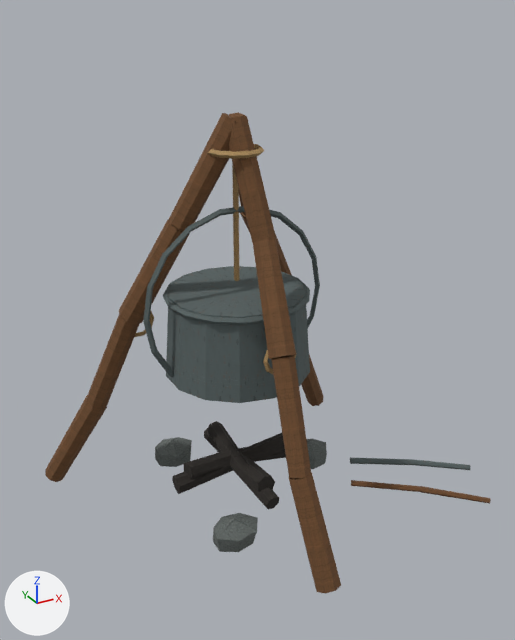
The OBJ model Assets/ProjectOEN/ProductionArt/Meshes/environment_set_dressing/en-017_cooking_corner_set__utensils.obj: old version first, new version second.
One viewpoint serves both versions: a 50 mm camera at (-0.88, -1.723, 1.451) aimed at (0.004, -0.116, 0.648). The axes (+X, +Y, +Z) are drawn at lower left. The lights are the same throughout. The older version comes first. Where no turn or scale is listed for an object, it has been applied to the vertices. Vertices at exactly the same position are counted once.

In view in the first picture: 'en-017_cooking_corner_set__utensils'.
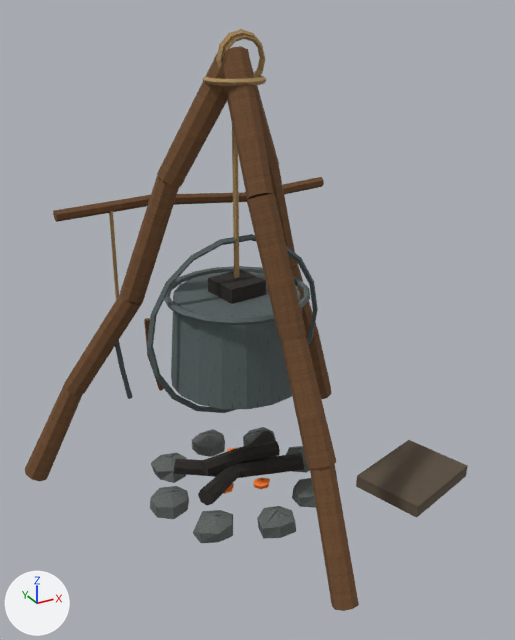
Where the change shows, as pixel boxes (x1, y1, x2, y2) in the pictures (515 x 640 px; the box of a moved part takes in the faces that stretch with it):
'en-017_cooking_corner_set__utensils', reshaped (21% taller)
    before: (45, 112, 491, 594)
    after: (25, 29, 468, 611)
part 1 of me_en_017_cooking_corner_set__utensils, moved or reshaped
    before: (208, 144, 264, 159)
    after: (216, 29, 263, 78)
part 2 of me_en_017_cooking_corner_set__utensils, added (brown)
    after: (232, 126, 239, 278)
part 3 of me_en_017_cooking_corner_set__utensils, added
    after: (171, 272, 302, 409)
part 4 of me_en_017_cooking_corner_set__utensils, moved or reshaped
    before: (143, 206, 320, 377)
    after: (147, 234, 318, 413)
part 5 of me_en_017_cooking_corner_set__utensils, rebuilt (13% wider, 17% taller)
    before: (45, 112, 341, 594)
    after: (25, 46, 359, 611)
part 6 of me_en_017_cooking_corner_set__utensils, rebuilt (31% narrower, 42% shorter)
    before: (172, 433, 285, 494)
    after: (202, 440, 280, 475)
part 7 of me_en_017_cooking_corner_set__utensils, rebuilt
    before: (307, 439, 327, 469)
    after: (286, 446, 310, 473)
part 8 of me_en_017_cooking_corner_set__utensils, rebuilt (20% narrower, 216% taller)
    before: (351, 480, 491, 504)
    after: (356, 440, 468, 518)
part 9 of me_en_017_cooking_corner_set__utensils, deleted
    before: (135, 162, 471, 552)
part 10 of me_en_017_cooking_corner_set__utensils, reshaped
    before: (155, 266, 310, 509)
    after: (53, 177, 324, 543)
part 11 of me_en_017_cooking_corner_set__utensils, added (brown)
    after: (202, 34, 267, 86)

The change, as a diff of the scene's bpy script:
```diff
--- a/Assets/ProjectOEN/ProductionArt/Meshes/environment_set_dressing/en-017_cooking_corner_set__utensils.obj.py
+++ b/Assets/ProjectOEN/ProductionArt/Meshes/environment_set_dressing/en-017_cooking_corner_set__utensils.obj.py
@@ me_en_017_cooking_corner_set__utensils @@
-me_en_017_cooking_corner_set__utensils.from_pydata(...)  # 831 vertices, 1550 faces; spans x -0.55..0.685, y -0.554..0.371, z -0.009..1.198
+me_en_017_cooking_corner_set__utensils.from_pydata(...)  # 1268 vertices, 2264 faces; spans x -0.607..0.637, y -0.632..0.409, z -0.008..1.4
+# me_en_017_cooking_corner_set__utensils part 1: the loose piece of 48 vertices spanning x -0.079..0.079, y -0.079..0.079, z 1.091..1.109 is multiplied about its middle by the matrix ((0.886, 0.0, 0.0), (0.0, 0.0, -0.889), (0.0, -0.886, 0.0)), then moved by (0.015, -0.01, 0.23)
+# me_en_017_cooking_corner_set__utensils part 2: a new loose piece, a 7-sided cylinder along z spanning x -0.008..0.008, y -0.007..0.008, z 0.74..1.25, in mat_rope (picture img_rope_albedo_png)
+# me_en_017_cooking_corner_set__utensils part 3: a new loose piece, an 18-sided cut cone along z (radius 0.205 at the low end, 0.185 at the high end) spanning x -0.202..0.202, y -0.205..0.205, z 0.42..0.69, in mat_metal (picture img_metal_albedo_png)
+# me_en_017_cooking_corner_set__utensils part 4: the loose piece of 72 vertices spanning x -0.289..0.289, y -0.009..0.009, z 0.375..0.945 is scaled about its middle by (0.982, 1, 0.982), then moved by (0.0, 0.0, -0.08)
+# me_en_017_cooking_corner_set__utensils part 5: the loose piece of 205 vertices spanning x -0.55..0.55, y -0.554..0.371, z 0.003..1.198 is rebuilt with 229 vertices and now spans x -0.607..0.607, y -0.632..0.409, z 0.008..1.36
+# me_en_017_cooking_corner_set__utensils part 6: the loose piece of 31 vertices spanning x -0.223..0.183, y -0.028..0.031, z 0.06..0.158 is rebuilt with 31 vertices and now spans x -0.121..0.135, y -0.043..0.026, z 0.095..0.152
+# me_en_017_cooking_corner_set__utensils part 7: the loose piece of 28 vertices spanning x 0.209..0.344, y -0.06..0.066, z -0.006..0.097 is rebuilt with 28 vertices and now spans x 0.179..0.299, y -0.055..0.057, z -0.008..0.078
+# me_en_017_cooking_corner_set__utensils part 8: the loose piece of 27 vertices spanning x 0.275..0.625, y -0.496..-0.223, z 0.043..0.078 is rebuilt with 8 vertices and now spans x 0.283..0.637, y -0.461..-0.159, z 0.06..0.11, in mat_cloth (picture img_cloth_albedo_png)
+# me_en_017_cooking_corner_set__utensils part 9: 6 loose pieces with 189 vertices, spanning x -0.302..0.685, y -0.347..0.17, z -0.009..1.08, are deleted
+# me_en_017_cooking_corner_set__utensils part 10: 221 vertices removed from x -0.214..0.224, y -0.225..0.292, z -0.008..0.7; 644 vertices added at x -0.441..0.441, y -0.287..0.287, z -0.008..0.945
+# me_en_017_cooking_corner_set__utensils part 11: 144 vertices added at x -0.083..0.084, y -0.083..0.083, z 1.263..1.389
 me_en_017_cooking_corner_set__utensils.materials.append(mat_wood)
@@ me_en_017_cooking_corner_set__utensils @@
 me_en_017_cooking_corner_set__utensils.materials.append(mat_stone)
+me_en_017_cooking_corner_set__utensils.materials.append(mat_fire)  # picture img_fire_albedo_png
+me_en_017_cooking_corner_set__utensils.materials.append(mat_cloth)  # picture img_cloth_albedo_png
```
